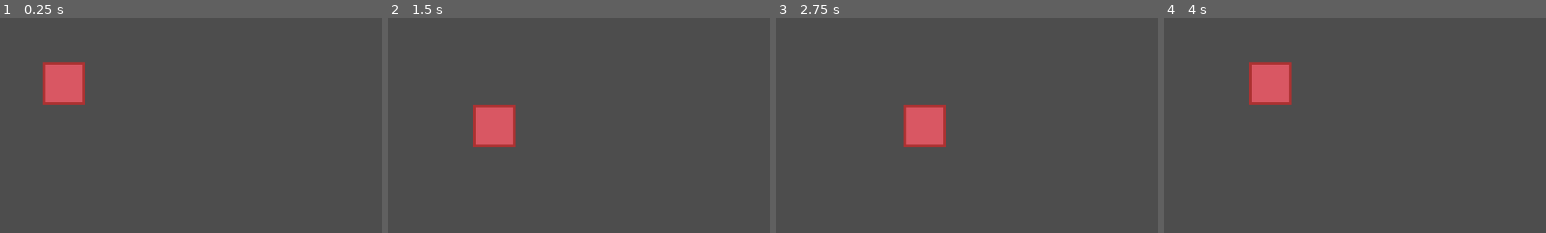
Above: before the commit, frames 1-4 (left to right).
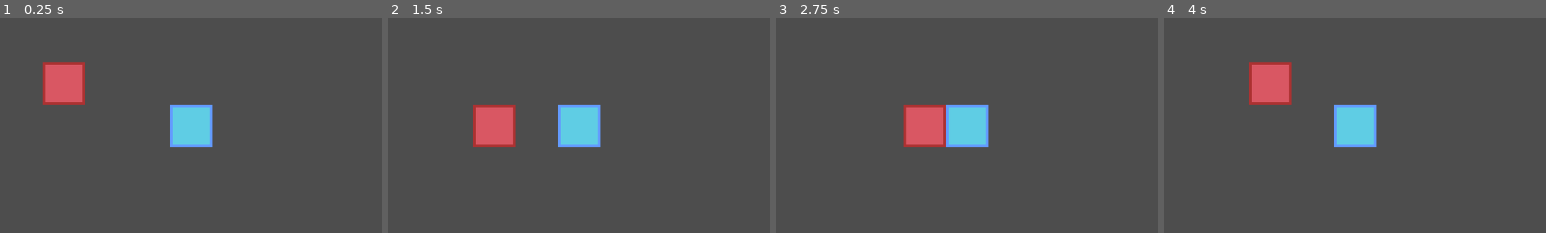
Above: after the commit, the same moments.

Repository: youssefevan/kickoff-jam-fall-2023
Game: Godot game, scene res://scenes/world_grid.tscn
Same seed, same stepped clock (60 frames per second), same inputs: the game is played once before the commit and once after it. This scene is started directly instead of the project's main scene.
Inputs:
- Up to frame 1 (0.25 s): no input
- Up to frame 2 (1.5 s): tap Enter at 0.5 s; hold D (right) 0.53-1.28 s; tap Space at 1.25 s; hold S (down) from 1.28 s (still down)
- Up to frame 3 (2.75 s): tap Enter at 2 s; release S (down) at 2.03 s; hold D (right) from 2.03 s (still down)
- Up to frame 4 (4 s): tap Space at 2.75 s; release D (right) at 2.78 s; hold W (up) 2.78-3.53 s; tap Enter at 3.5 s; hold A (left) from 3.53 s (still down)
The pictures show only the part of the screen within x 28-78%, y 19-69%; the shares and areas given below are measured in that part.

The runs differ from the first frame. In frame 1, 2.2% of the frame differs, in the area x 44-56%, y 40-60%; in frame 2, 2.2%; in frame 3, 2.2%; in frame 4, 2.2%.

Commit message:
Entity class

Diff:
--- /dev/null
+++ b/KickoffJamFall2023/entity.gd
@@ -0,0 +1,15 @@
+extends Area2D
+class_name Entity
+
+var tile_size = 64
+var animation_speed = 10
+var moving = false
+
+var inputs = {"right": Vector2.RIGHT,
+			"left": Vector2.LEFT,
+			"up": Vector2.UP,
+			"down": Vector2.DOWN}
+
+func _ready():
+	position = position.snapped(Vector2.ONE * tile_size)
+	position += Vector2.ONE * tile_size/2
--- a/KickoffJamFall2023/project.godot
+++ b/KickoffJamFall2023/project.godot
@@ -46,6 +46,12 @@
 ]
 }
 
+[layer_names]
+
+2d_physics/layer_1="Environment"
+2d_physics/layer_2="Player"
+2d_physics/layer_3="Item"
+
 [rendering]
 
 textures/canvas_textures/default_texture_filter=0
--- /dev/null
+++ b/KickoffJamFall2023/scenes/boulder_grid.tscn
@@ -0,0 +1,19 @@
+[gd_scene load_steps=4 format=3 uid="uid://lapt7kiatri8"]
+
+[ext_resource type="Texture2D" uid="uid://drmf6ei0prp1y" path="res://sprites/boulder.png" id="1_6scxs"]
+[ext_resource type="Script" path="res://scripts/boulder_grid.gd" id="1_vc6ly"]
+
+[sub_resource type="RectangleShape2D" id="RectangleShape2D_ully6"]
+size = Vector2(64, 64)
+
+[node name="BoulderGrid" type="Area2D"]
+collision_layer = 4
+collision_mask = 2
+script = ExtResource("1_vc6ly")
+
+[node name="Sprite2D" type="Sprite2D" parent="."]
+scale = Vector2(4, 4)
+texture = ExtResource("1_6scxs")
+
+[node name="Collider" type="CollisionShape2D" parent="."]
+shape = SubResource("RectangleShape2D_ully6")
--- a/KickoffJamFall2023/scenes/player_grid.tscn
+++ b/KickoffJamFall2023/scenes/player_grid.tscn
@@ -7,6 +7,8 @@
 size = Vector2(64, 64)
 
 [node name="PlayerGrid" type="Area2D"]
+collision_layer = 2
+collision_mask = 5
 script = ExtResource("1_nkxc1")
 
 [node name="Sprite2D" type="Sprite2D" parent="."]
@@ -16,5 +18,7 @@
 [node name="Collider" type="CollisionShape2D" parent="."]
 shape = SubResource("RectangleShape2D_bo5bu")
 
-[node name="RayCast2D" type="RayCast2D" parent="."]
+[node name="PhysicsRay" type="RayCast2D" parent="."]
 target_position = Vector2(72, 0)
+collision_mask = 5
+collide_with_areas = true
--- a/KickoffJamFall2023/scenes/world_grid.tscn
+++ b/KickoffJamFall2023/scenes/world_grid.tscn
@@ -1,7 +1,8 @@
-[gd_scene load_steps=3 format=3 uid="uid://vkcmqy6a3fvx"]
+[gd_scene load_steps=4 format=3 uid="uid://vkcmqy6a3fvx"]
 
 [ext_resource type="PackedScene" uid="uid://xkm7yrbouirx" path="res://scenes/player_grid.tscn" id="1_sqhh3"]
 [ext_resource type="PackedScene" uid="uid://in17ywkbxbmc" path="res://scenes/tile_map.tscn" id="2_64l1k"]
+[ext_resource type="PackedScene" uid="uid://lapt7kiatri8" path="res://scenes/boulder_grid.tscn" id="3_0cos2"]
 
 [node name="WorldGrid" type="Node2D"]
 
@@ -10,3 +11,6 @@
 
 [node name="TileMap" parent="." instance=ExtResource("2_64l1k")]
 layer_0/tile_data = PackedInt32Array(0, 0, 0, 65536, 0, 0, 131072, 0, 0, 196608, 0, 0, 262144, 0, 0, 327680, 0, 0, 4587 …(603 unchanged characters)…
+
+[node name="BoulderGrid" parent="." instance=ExtResource("3_0cos2")]
+position = Vector2(576, 256)
--- /dev/null
+++ b/KickoffJamFall2023/scripts/boulder_grid.gd
@@ -0,0 +1,2 @@
+extends Entity
+class_name Item
--- a/KickoffJamFall2023/scripts/player_grid.gd
+++ b/KickoffJamFall2023/scripts/player_grid.gd
@@ -1,32 +1,25 @@
-extends Area2D
+extends Entity
 
-@onready var ray = $RayCast2D
+@onready var ray = $PhysicsRay
 
-var tile_size = 64
-var animation_speed = 10
-var moving = false
-
-var inputs = {"right": Vector2.RIGHT,
-			"left": Vector2.LEFT,
-			"up": Vector2.UP,
-			"down": Vector2.DOWN}
-
-# Called when the node enters the scene tree for the first time.
-func _ready():
-	position = position.snapped(Vector2.ONE * tile_size)
-	position += Vector2.ONE * tile_size/2
+var current_item : Item
 
 func _unhandled_input(event):
 	for dir in inputs.keys():
-		if event.is_action_pressed(dir):
+		if event.is_action_pressed(dir) and moving == false:
 			move(dir)
 
 func move(dir):
 	ray.target_position = inputs[dir] * tile_size
 	ray.force_raycast_update()
 	if !ray.is_colliding():
-		var tween = create_tween()
-		tween.tween_property(self, "position", position + inputs[dir] *    tile_size, 1.0/animation_speed).set_trans(Tween.TRANS_SINE)
-		moving = true
-		await tween.finished
-		moving = false
+		movement_tween(dir)
+	elif ray.get_collision_mask_value(3):
+		pass
+
+func movement_tween(dir):
+	var tween = create_tween()
+	tween.tween_property(self, "position", position + inputs[dir] * tile_size, 1.0/animation_speed).set_trans(Tween.TRANS_SINE)
+	moving = true
+	await tween.finished
+	moving = false
